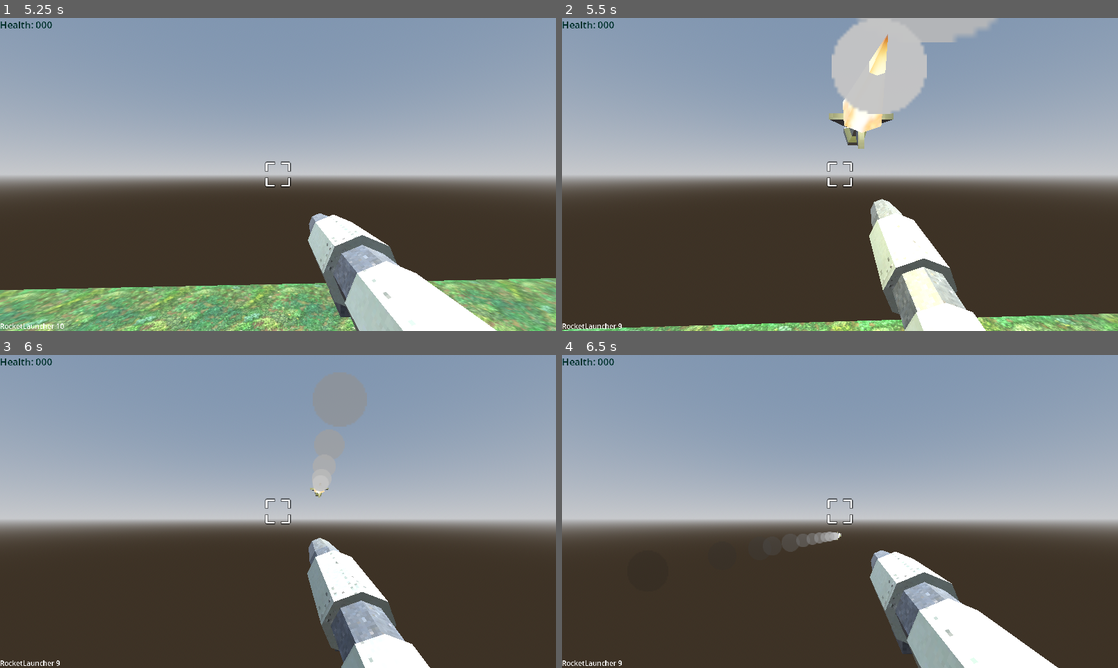
Above: before the commit, frames 1-4 (two rows, left to right).
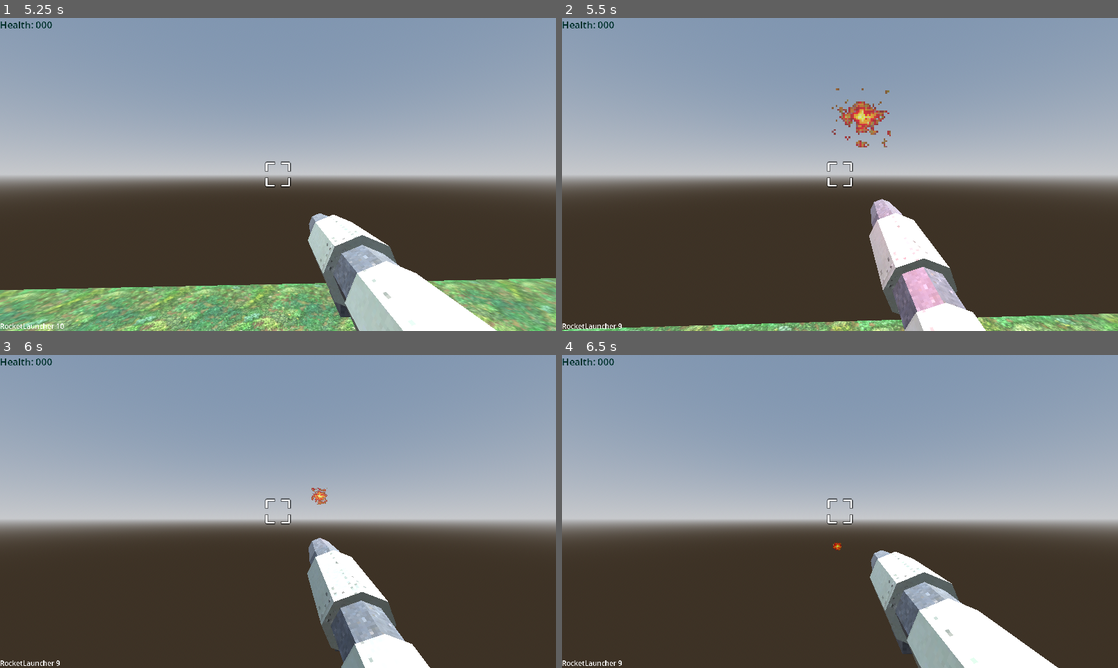
Above: after the commit, the same moments.

Repository: steelx/3d-train-fps
Game: Godot game, scene res://scenes/Level_1.tscn
The game is run twice, just before and just after one commit, with the same random seed, the same clock (stepped at 60 frames per second) and the same inputs.
Inputs (mouse positions are in pixels of both pictures, inside the frame that each line leads up to):
- Up to frame 1 (5.25 s): tap Enter at 0.5 s; move the mouse to (305, 174) at 0.52 s; hold W (move_forward) from 0.53 s (still down); click (305, 174) at 0.6 s; tap Space (jump) at 0.77, 1.52, 3.02, 3.77, 4.52 s; move the mouse to (250, 174) at 1.27 s; click (250, 174) at 1.35 s; move the mouse to (289, 168) at 2.02 s; tap 0 at 2.1 s; click (289, 168) at 2.3 s; move the mouse to (272, 180) at 2.77 s; tap 1 at 2.85 s; click (272, 180) at 3.05 s; move the mouse to (316, 177) at 3.52 s; tap 2 at 3.6 s; click (316, 177) at 3.8 s; right-click (316, 177) at 4.15 s; move the mouse to (233, 171) at 4.27 s; tap 3 at 4.35 s; click (233, 171) at 4.55 s; move the mouse to (283, 174) at 5.02 s; tap 4 at 5.1 s
- Up to frame 2 (5.5 s): keep holding W (move_forward); click (845, 174) at 5.3 s
- Up to frame 3 (6 s): move the mouse to (255, 505) at 5.77 s; release W (move_forward) at 5.78 s; hold D (move_right) from 5.78 s (still down); click (255, 505) at 5.85 s
- Up to frame 4 (6.5 s): keep holding D (move_right); tap Space (jump) at 6.02 s

Frame 1 is identical in both runs. In frame 2, 8.2% of the frame differs, in the area x 39-79%, y 0-100%; in frame 3, 0.3%; in frame 4, 0.4%.

Commit message:
feat: fireball projectile & generic Spawner

Diff:
--- a/scenes/components/RocketSpawner.gd
+++ /dev/null
@@ -1,21 +0,0 @@
-extends Node3D
-
-var rocket := preload("res://scenes/components/weapons/Rocket.tscn")
-
-var bodies_to_exclude := []
-var damage := 1
-
-
-func set_damage(dmg: int) -> void:
-	damage = dmg
-
-
-func set_bodies_to_exclude(bodies: Array) -> void:
-	bodies_to_exclude = bodies
-
-
-func fire() -> void:
-	var rocket_instance := rocket.instantiate()
-	rocket_instance.set_bodies_to_exclude(bodies_to_exclude)
-	get_tree().get_root().add_child(rocket_instance)
-	rocket_instance.global_transform = global_transform
--- a/scenes/components/RocketSpawner.tscn
+++ /dev/null
@@ -1,6 +0,0 @@
-[gd_scene load_steps=2 format=3 uid="uid://cbp22ospyq0lq"]
-
-[ext_resource type="Script" path="res://scenes/components/RocketSpawner.gd" id="1_umkdn"]
-
-[node name="RocketSpawner" type="Node3D"]
-script = ExtResource("1_umkdn")
--- a/scenes/components/WeaponManager.tscn
+++ b/scenes/components/WeaponManager.tscn
@@ -11,9 +11,10 @@
 [ext_resource type="Texture2D" uid="uid://cmftrwi4n47wn" path="res://resources/weapons/crosshairs/crosshair001.png" id="5_mgsjh"]
 [ext_resource type="PackedScene" uid="uid://c82gloipj7xqo" path="res://scenes/effects/MuzzleFlash.tscn" id="6_vjvj2"]
 [ext_resource type="Texture2D" uid="uid://o1pm0rpk2nkt" path="res://resources/weapons/crosshairs/crosshair065.png" id="9_0v8co"]
-[ext_resource type="PackedScene" uid="uid://cbp22ospyq0lq" path="res://scenes/components/RocketSpawner.tscn" id="10_7i5bi"]
 [ext_resource type="Texture2D" uid="uid://cmgnchq8d8af8" path="res://resources/weapons/crosshairs/crosshair066.png" id="11_i60v5"]
+[ext_resource type="PackedScene" uid="uid://c1qymybub6q0r" path="res://scenes/components/weapons/ProjectileSpawner.tscn" id="13_svxm3"]
 [ext_resource type="Texture2D" uid="uid://d1yqmw4hkjcgc" path="res://resources/weapons/crosshairs/crosshair026.png" id="14_edej1"]
+[ext_resource type="PackedScene" uid="uid://bga8nymr25n3k" path="res://scenes/components/weapons/FireballProjectile.tscn" id="14_xwsbe"]
 [ext_resource type="Script" path="res://scenes/components/WeaponLabel.gd" id="15_ejioc"]
 
 [sub_resource type="Animation" id="Animation_lpjc4"]
@@ -563,7 +564,8 @@
 [node name="BulletEmitters" type="Marker3D" parent="Weapons/RocketLauncher"]
 transform = Transform3D(1, 0, 0, 0, 1, 0, 0, 0, 1, 0, 0.294044, -2.10365)
 
-[node name="RocketSpawner" parent="Weapons/RocketLauncher/BulletEmitters" instance=ExtResource("10_7i5bi")]
+[node name="ProjectileSpawner" parent="Weapons/RocketLauncher/BulletEmitters" instance=ExtResource("13_svxm3")]
+projectile = ExtResource("14_xwsbe")
 
 [node name="MuzzleFlash" parent="Weapons/RocketLauncher" instance=ExtResource("6_vjvj2")]
 transform = Transform3D(1, 0, 0, 0, 1, 0, 0, 0, 1, 0, -0.0355501, -2.098)
--- /dev/null
+++ b/scenes/components/weapons/FireballProjectile.gd
@@ -0,0 +1,37 @@
+extends RigidBody3D
+
+const speed = 15
+const impact_damage = 20
+var exploded := false
+var collided := false
+
+
+func _ready() -> void:
+	hide()
+
+
+func _physics_process(delta: float) -> void:
+	var direction := -global_transform.basis.z
+	var motion_vector := direction * speed * delta
+	var collision := move_and_collide(motion_vector)
+	if collision:
+		$SmokeParticle.emitting = true
+		$Sprite3D.hide()
+		self.freeze = true
+		var collider = collision.get_collider()
+		if collider.has_method("hurt") and !collided:
+			collided = true
+			collider.hurt(impact_damage, direction)
+
+
+# gets called from DestroyAfterHitTimer
+func explode() -> void:
+	if exploded:
+		return
+	exploded = true
+	queue_free()
+
+
+func set_bodies_to_exclude(bodies: Array) -> void:
+	for body in bodies:
+		add_collision_exception_with(body)
--- /dev/null
+++ b/scenes/components/weapons/FireballProjectile.tscn
@@ -0,0 +1,135 @@
+[gd_scene load_steps=15 format=3 uid="uid://bga8nymr25n3k"]
+
+[ext_resource type="Script" path="res://scenes/components/weapons/FireballProjectile.gd" id="1_tfask"]
+[ext_resource type="Texture2D" uid="uid://dbbgrfpx4ljt6" path="res://resources/weapons/fire_spritesheet.png" id="2_ub88m"]
+[ext_resource type="Texture2D" uid="uid://caywkikfqp875" path="res://resources/effects/circle32.png" id="3_qb8l6"]
+
+[sub_resource type="SphereShape3D" id="SphereShape3D_43qc6"]
+radius = 0.3
+
+[sub_resource type="Animation" id="Animation_ytb33"]
+length = 0.001
+tracks/0/type = "value"
+tracks/0/imported = false
+tracks/0/enabled = true
+tracks/0/path = NodePath(".:frame")
+tracks/0/interp = 1
+tracks/0/loop_wrap = true
+tracks/0/keys = {
+"times": PackedFloat32Array(0),
+"transitions": PackedFloat32Array(1),
+"update": 1,
+"values": [0]
+}
+
+[sub_resource type="Animation" id="Animation_bvgiw"]
+resource_name = "flicker"
+length = 0.7
+loop_mode = 1
+tracks/0/type = "value"
+tracks/0/imported = false
+tracks/0/enabled = true
+tracks/0/path = NodePath(".:frame")
+tracks/0/interp = 1
+tracks/0/loop_wrap = true
+tracks/0/keys = {
+"times": PackedFloat32Array(0, 0.2, 0.4, 0.6),
+"transitions": PackedFloat32Array(1, 1, 1, 1),
+"update": 1,
+"values": [0, 1, 2, 1]
+}
+
+[sub_resource type="AnimationLibrary" id="AnimationLibrary_fqepm"]
+_data = {
+"RESET": SubResource("Animation_ytb33"),
+"flicker": SubResource("Animation_bvgiw")
+}
+
+[sub_resource type="StandardMaterial3D" id="StandardMaterial3D_dabbt"]
+transparency = 1
+shading_mode = 0
+vertex_color_use_as_albedo = true
+albedo_texture = ExtResource("3_qb8l6")
+billboard_mode = 3
+billboard_keep_scale = true
+particles_anim_h_frames = 1
+particles_anim_v_frames = 1
+particles_anim_loop = false
+
+[sub_resource type="Gradient" id="Gradient_0ifxd"]
+offsets = PackedFloat32Array(0, 0.50411, 1)
+colors = PackedColorArray(0, 0, 0, 1, 0.60933, 0.60933, 0.60933, 1, 1, 1, 1, 0)
+
+[sub_resource type="GradientTexture1D" id="GradientTexture1D_bkg0f"]
+gradient = SubResource("Gradient_0ifxd")
+
+[sub_resource type="Curve" id="Curve_2s5ru"]
+_data = [Vector2(0, 0), 0.0, 0.0, 0, 0, Vector2(1, 1), 0.0, 0.0, 0, 0]
+point_count = 2
+
+[sub_resource type="CurveTexture" id="CurveTexture_65log"]
+curve = SubResource("Curve_2s5ru")
+
+[sub_resource type="ParticleProcessMaterial" id="ParticleProcessMaterial_o1v2x"]
+emission_shape = 1
+emission_sphere_radius = 0.2
+gravity = Vector3(0, 5, 0)
+scale_min = 0.1
+scale_max = 0.3
+scale_curve = SubResource("CurveTexture_65log")
+color_ramp = SubResource("GradientTexture1D_bkg0f")
+
+[sub_resource type="QuadMesh" id="QuadMesh_wnoxh"]
+
+[node name="Fireball" type="RigidBody3D"]
+transform = Transform3D(1, 0, 0, 0, 1, 0, 0, 0, 1, 0.00252867, 0.0106196, -0.00799203)
+collision_layer = 0
+collision_mask = 3
+axis_lock_angular_y = true
+gravity_scale = 0.2
+contact_monitor = true
+script = ExtResource("1_tfask")
+
+[node name="CollisionShape3D" type="CollisionShape3D" parent="."]
+transform = Transform3D(1, 0, 0, 0, -4.37114e-08, 1, 0, -1, -4.37114e-08, 0, 0, 0)
+shape = SubResource("SphereShape3D_43qc6")
+
+[node name="Sprite3D" type="Sprite3D" parent="."]
+transform = Transform3D(1.5, 0, 0, 0, 1.5, 0, 0, 0, 1.5, 0, 0, 0)
+billboard = 1
+texture_filter = 0
+texture = ExtResource("2_ub88m")
+hframes = 2
+vframes = 2
+
+[node name="AnimationPlayer" type="AnimationPlayer" parent="Sprite3D"]
+autoplay = "flicker"
+libraries = {
+"": SubResource("AnimationLibrary_fqepm")
+}
+
+[node name="DestroyAfterHitTimer" type="Timer" parent="."]
+wait_time = 4.0
+one_shot = true
+autostart = true
+
+[node name="ShowTimer" type="Timer" parent="."]
+wait_time = 0.08
+one_shot = true
+autostart = true
+
+[node name="OmniLight3D" type="OmniLight3D" parent="."]
+light_color = Color(1, 0.368627, 0.647059, 1)
+light_energy = 0.5
+
+[node name="SmokeParticle" type="GPUParticles3D" parent="."]
+material_override = SubResource("StandardMaterial3D_dabbt")
+emitting = false
+lifetime = 0.5
+one_shot = true
+explosiveness = 0.9
+process_material = SubResource("ParticleProcessMaterial_o1v2x")
+draw_pass_1 = SubResource("QuadMesh_wnoxh")
+
+[connection signal="timeout" from="DestroyAfterHitTimer" to="." method="explode"]
+[connection signal="timeout" from="ShowTimer" to="." method="show"]
--- /dev/null
+++ b/scenes/components/weapons/ProjectileSpawner.gd
@@ -0,0 +1,29 @@
+extends Node3D
+
+const default_projectile: PackedScene = preload(
+	"res://scenes/components/weapons/FireballProjectile.tscn"
+)
+@export var projectile: PackedScene = null
+
+var bodies_to_exclude := []
+var damage := 1
+
+
+func _ready() -> void:
+	if projectile == null:
+		projectile = default_projectile
+
+
+func set_damage(dmg: int) -> void:
+	damage = dmg
+
+
+func set_bodies_to_exclude(bodies: Array) -> void:
+	bodies_to_exclude = bodies
+
+
+func fire() -> void:
+	var projectile_instance := projectile.instantiate()
+	projectile_instance.set_bodies_to_exclude(bodies_to_exclude)
+	get_tree().get_root().add_child(projectile_instance)
+	projectile_instance.global_transform = global_transform
--- /dev/null
+++ b/scenes/components/weapons/ProjectileSpawner.tscn
@@ -0,0 +1,6 @@
+[gd_scene load_steps=2 format=3 uid="uid://c1qymybub6q0r"]
+
+[ext_resource type="Script" path="res://scenes/components/weapons/ProjectileSpawner.gd" id="1_0e8ai"]
+
+[node name="ProjectileSpawner" type="Node3D"]
+script = ExtResource("1_0e8ai")
--- a/scenes/components/weapons/Rocket.gd
+++ b/scenes/components/weapons/RocketProjectile.gd
@@ -1,9 +1,10 @@
 extends RigidBody3D
+class_name Rocket
 
 var explosion := preload("res://scenes/effects/Explosion.tscn")
 
 const speed = 15
-const impact_damage = 20
+const impact_damage = 5
 var exploded := false
 
 
--- a/scenes/components/weapons/Rocket.tscn
+++ b/scenes/components/weapons/RocketProjectile.tscn
@@ -1,9 +1,9 @@
 [gd_scene load_steps=11 format=3 uid="uid://c6ish8bm20e1n"]
 
-[ext_resource type="PackedScene" uid="uid://bvqub2gvffih3" path="res://resources/weapons/rocket.glb" id="1_61cob"]
-[ext_resource type="Script" path="res://scenes/components/weapons/Rocket.gd" id="1_pkbb4"]
-[ext_resource type="PackedScene" uid="uid://sd0usn70m285" path="res://resources/weapons/muzzleflash3.glb" id="2_0xj4f"]
-[ext_resource type="Texture2D" uid="uid://caywkikfqp875" path="res://resources/effects/circle32.png" id="3_wybta"]
+[ext_resource type="Script" path="res://scenes/components/weapons/RocketProjectile.gd" id="1_4fmwe"]
+[ext_resource type="PackedScene" uid="uid://bvqub2gvffih3" path="res://resources/weapons/rocket.glb" id="2_awaut"]
+[ext_resource type="PackedScene" uid="uid://sd0usn70m285" path="res://resources/weapons/muzzleflash3.glb" id="3_wf7tk"]
+[ext_resource type="Texture2D" uid="uid://caywkikfqp875" path="res://resources/effects/circle32.png" id="4_sp0xv"]
 
 [sub_resource type="CapsuleShape3D" id="CapsuleShape3D_hnq47"]
 radius = 0.3
@@ -39,18 +39,20 @@
 transform = Transform3D(1, 0, 0, 0, 1, 0, 0, 0, 1, 0.00252867, 0.0106196, -0.00799203)
 collision_layer = 0
 collision_mask = 7
-gravity_scale = 0.1
+axis_lock_angular_y = true
+gravity_scale = 0.2
 contact_monitor = true
-script = ExtResource("1_pkbb4")
+angular_damp = 2.0
+script = ExtResource("1_4fmwe")
 
 [node name="CollisionShape3D" type="CollisionShape3D" parent="."]
 transform = Transform3D(1, 0, 0, 0, -4.37114e-08, 1, 0, -1, -4.37114e-08, 0, 0, -0.709711)
 shape = SubResource("CapsuleShape3D_hnq47")
 
-[node name="Model" parent="." instance=ExtResource("1_61cob")]
+[node name="Model" parent="." instance=ExtResource("2_awaut")]
 transform = Transform3D(1, 0, 0, 0, -4.37114e-08, 1, 0, -1, -4.37114e-08, 0, 0, 0)
 
-[node name="muzzleflash3" parent="Model" instance=ExtResource("2_0xj4f")]
+[node name="muzzleflash3" parent="Model" instance=ExtResource("3_wf7tk")]
 transform = Transform3D(1, 0, 0, 0, -4.37114e-08, -1, 0, 1, -4.37114e-08, 0, 0, 0)
 
 [node name="SmokeTrail" type="GPUParticles3D" parent="."]
--- a/scenes/enemies/melee/DemogorgonEnemy.tscn
+++ b/scenes/enemies/melee/DemogorgonEnemy.tscn
@@ -63,7 +63,7 @@
 bones/5/rotation = Quaternion(0.000968694, 0.00290092, 0.389404, 0.921062)
 
 [node name="ArmUpperL" type="BoneAttachment3D" parent="Model/Armature/Skeleton3D" index="1"]
-transform = Transform3D(-0.797614, 0.602362, -0.031188, -0.575783, -0.775785, -0.258131, -0.179683, -0.187931, 0.965606, 0.235054, 1.42327, 0.183366)
+transform = Transform3D(-0.797613, 0.602362, -0.0311879, -0.575784, -0.775784, -0.258132, -0.179684, -0.187932, 0.965606, 0.235053, 1.42327, 0.183366)
 bone_name = "upper_arm.l"
 bone_idx = 2
 
@@ -75,7 +75,7 @@
 shape = SubResource("CapsuleShape3D_pjfvb")
 
 [node name="ArmLowerL" type="BoneAttachment3D" parent="Model/Armature/Skeleton3D" index="2"]
-transform = Transform3D(-0.941957, 0.33481, -0.0248925, -0.335457, -0.941599, 0.0293212, -0.0136218, 0.0359696, 0.99926, 0.495263, 1.08815, 0.102183)
+transform = Transform3D(-0.941956, 0.334811, -0.0248926, -0.335459, -0.941598, 0.0293203, -0.013622, 0.0359689, 0.99926, 0.495263, 1.08815, 0.102183)
 bone_name = "lower_arm.l"
 bone_idx = 3
 
@@ -98,7 +98,7 @@
 shape = SubResource("CapsuleShape3D_pjfvb")
 
 [node name="ArmUpperR" type="BoneAttachment3D" parent="Model/Armature/Skeleton3D" index="3"]
-transform = Transform3D(-0.894879, -0.175058, -0.410543, 0.0048075, -0.923592, 0.383346, -0.446283, 0.341075, 0.827345, -0.113449, 1.47797, 0.20493)
+transform = Transform3D(-0.894879, -0.175058, -0.410544, 0.00480753, -0.923592, 0.383346, -0.446283, 0.341075, 0.827345, -0.113449, 1.47797, 0.20493)
 bone_name = "upper_arm.r"
 bone_idx = 4
 
@@ -109,7 +109,7 @@
 shape = SubResource("CapsuleShape3D_l7rd7")
 
 [node name="ArmLowerR" type="BoneAttachment3D" parent="Model/Armature/Skeleton3D" index="4"]
-transform = Transform3D(-0.747164, 0.518291, -0.416076, -0.660936, -0.64539, 0.38293, -0.070062, 0.561111, 0.82477, -0.189071, 1.079, 0.352268)
+transform = Transform3D(-0.747165, 0.518291, -0.416077, -0.660936, -0.64539, 0.38293, -0.0700627, 0.561112, 0.82477, -0.189071, 1.079, 0.352268)
 bone_name = "lower_arm.r"
 bone_idx = 5
 
Binary file added: resources/weapons/fire_spritesheet.png
Not shown, added: resources/weapons/fire_spritesheet.png.import
Not shown: 1 places in scenes/components/WeaponManager.tscn that only renumber resources
Not shown: 1 places in scenes/components/weapons/RocketProjectile.tscn that only renumber resources
